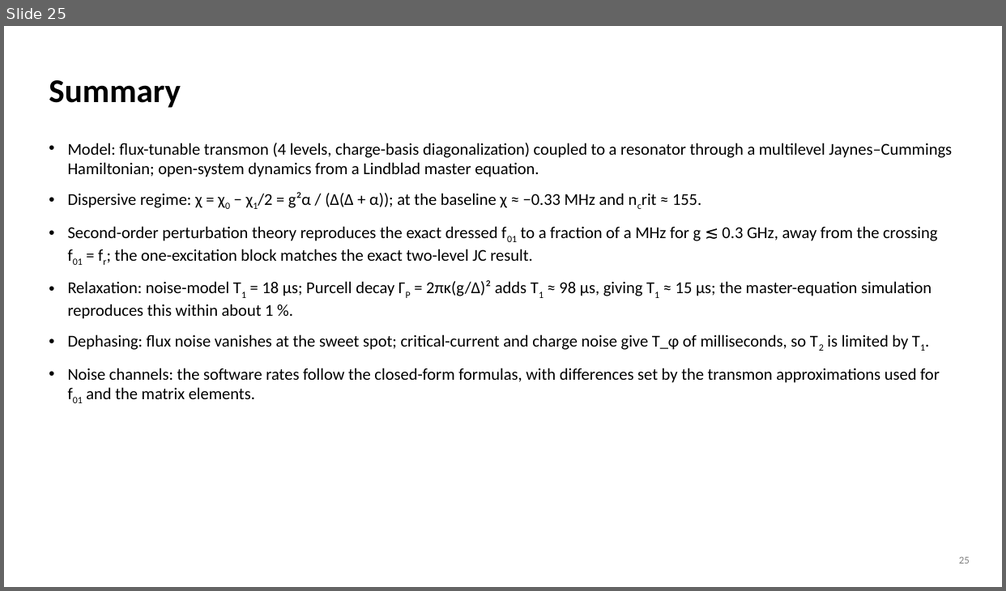
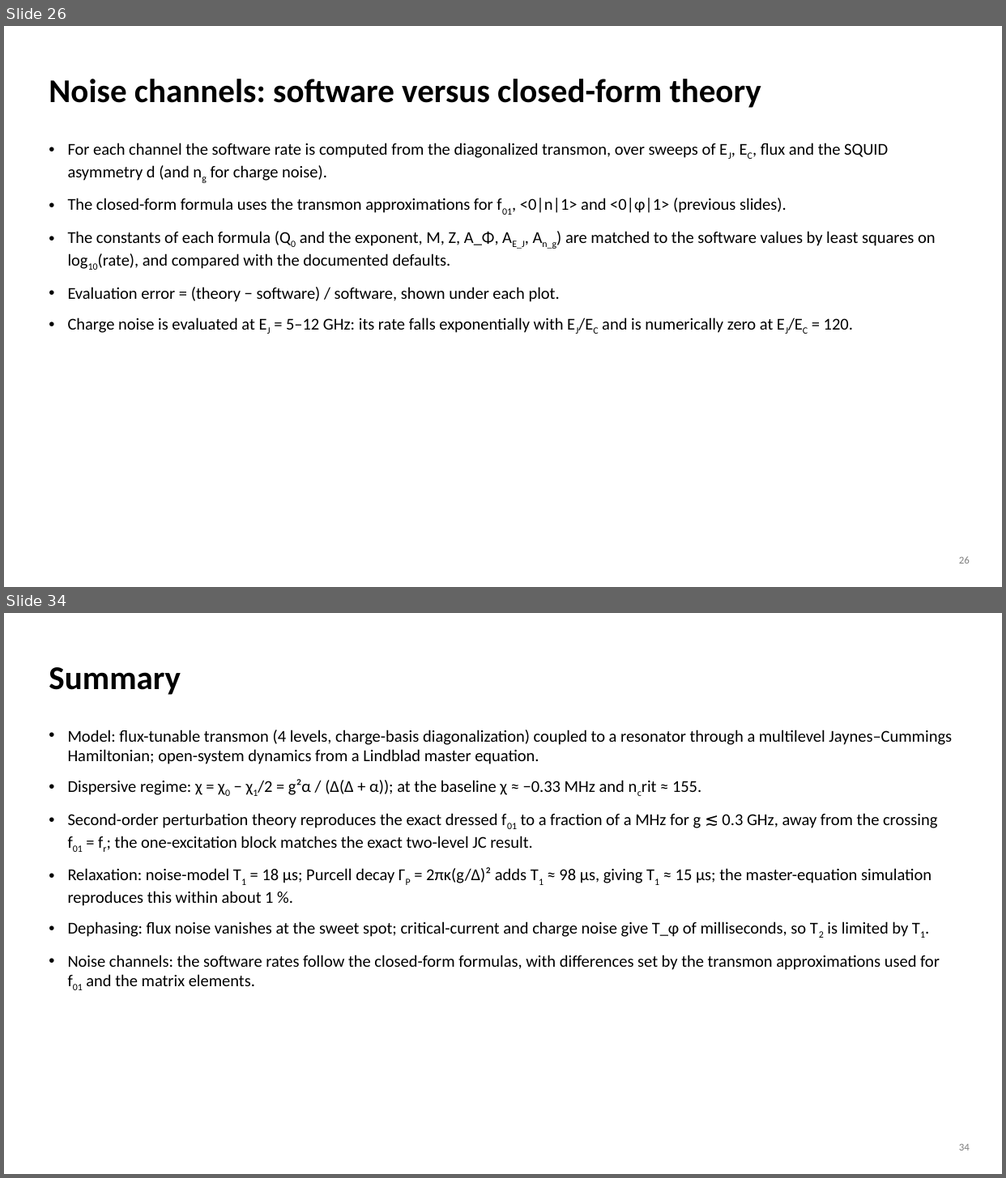
Before and after one commit to morassa1-code/Quantum_Computing_Simulations, a slide deck: Transmon_Resonator_Model.pptx. Shown one above the other, each under a label of ours: slide 25 before the commit, slides 26 and 34 after it; the slides between them are not shown. The pictures are 1006x591 and 1006x1178 pixels, drawn with LibreOffice and Linux fonts; fonts in the diff are those of the drawing. Boxes give left, top, right and bottom in pixels: in the first picture for what was removed or moved away, otherwise in the second. Text is boxed around its words. In the diff, an @@ line names an element or a change of style, - is before the commit and + after.

```diff
--- a/Transmon_Resonator_Model.pptx
+++ b/Transmon_Resonator_Model.pptx
@@ slide 26 added at <box>4,26,1002,587</box>, background #FFFFFF @@
@@ title added at <box>49,79,761,108</box>, 32 pt, text #000000, bold @@
+Noise channels: software versus closed-form theory
@@ text added at <box>68,143,936,333</box>, 16 pt, text #000000 @@
+• For each channel the software rate is computed from the diagonalized transmon, over sweeps of EJ, EC, flux and the SQUID asymmetry d (and ng for charge noise).
+• The closed-form formula uses the transmon approximations for f01, <0|n|1> and <0|φ|1> (previous slides).
+• The constants of each formula (Q0 and the exponent, M, Z, A_Φ, AE_J, An_g) are matched to the software values by least squares on log10(rate), and compared with the documented defaults.
+• Evaluation error = (theory − software) / software, shown under each plot.
+• Charge noise is evaluated at EJ = 5–12 GHz: its rate falls exponentially with EJ/EC and is numerically zero at EJ/EC = 120.
@@ page number added at <box>959,557,970,564</box>, 10 pt, text #7F7F7F @@
+26
@@ what was slide 25 is now slide 34 @@
@@ page number at <box>959,1144,970,1151</box>: text changed @@
-25
+34
```
Also in this commit, not shown: 13 slides changed, 8 other slides added.
